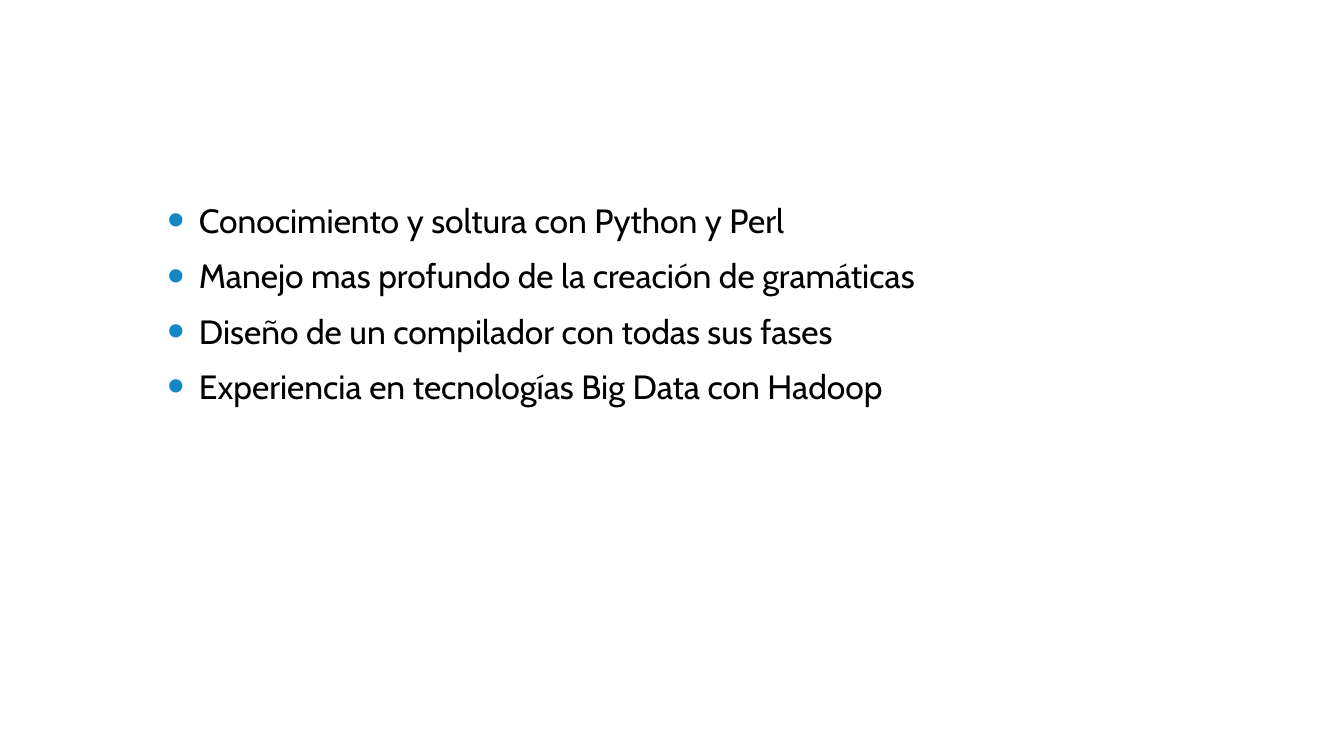
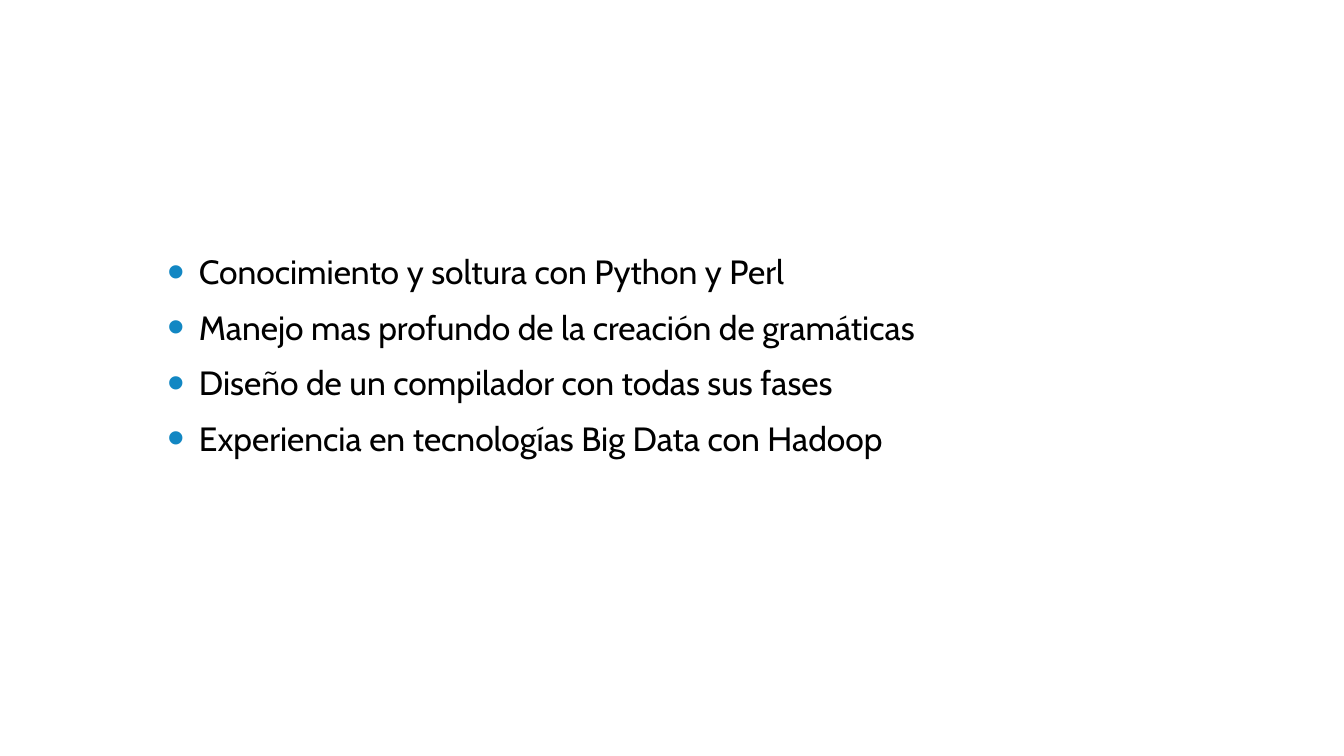
Before and after one commit to cesarpomar/Perldoop2-tfg, a slide deck: slide 28 of doc/Presentacion.pptx (slide 10 before the commit). Drawn at 1344x756 pixels with LibreOffice and Linux fonts; fonts in the diff are those of the drawing; background and template pictures are left out. Boxes give left, top, right and bottom in pixels: in the first picture for what was removed or moved away, otherwise in the second. Text is boxed around its words. In the diff, an @@ line names an element or a change of style, - is before the commit and + after.

```diff
--- a/doc/Presentacion.pptx
+++ b/doc/Presentacion.pptx
@@ text "Conocimiento y soltura con Python ...": place and size @@
-text "Conocimiento y soltura con Python ..." at bbox=[199, 207, 914, 407]
+text "Conocimiento y soltura con Python ..." at bbox=[199, 258, 914, 459]
```
Also in this commit, not shown: 6 other slides changed, 17 slides added, 2 other files.
